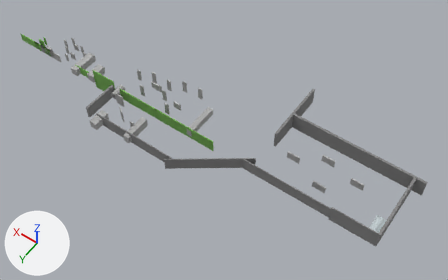
Before and after pictures for a commit that changed the OBJ model teamD/data/stage/stage4.obj.
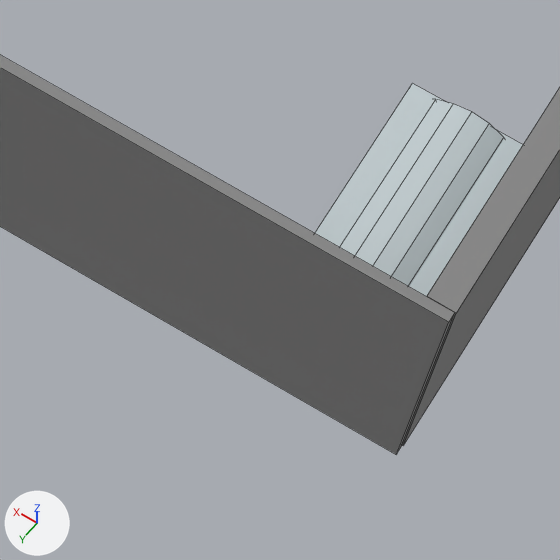
Each version is shown whole from a 50 mm lens placed at (-9925.0, 6119.0, 9990.0), pointed at (-5192.0, -507.0, -422.0), then close up on the part from 76% to 87% of the width and 74% to 91% of the height. The axes (+X, +Y, +Z) are drawn at lower left. The lights are the same throughout. The close-ups show mesh edges as thin lines. Where no turn or scale is listed for an object, it has been applied to the vertices. Vertices at the same position are counted once.

Objects in the first close-up: 'stage4'.
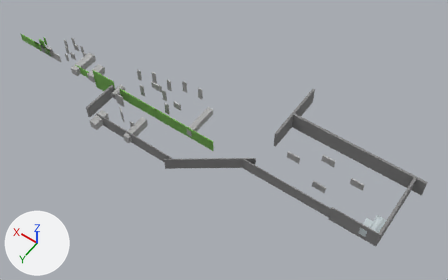
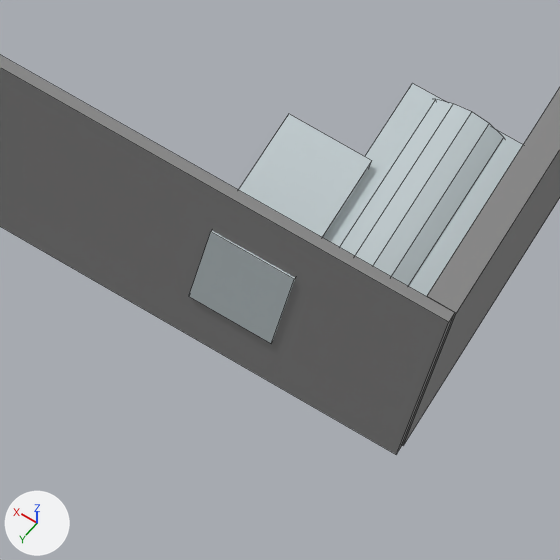
Changed parts and their boxes [x1, y1, x2, y2] in the close-ups (560 x 560 px):
part 1 of me_stage4, added
    after: [189, 114, 372, 343]

The change in detail:
me_stage4 has 756 vertices, 696 faces and spans x -9210.0..250.0, y -2348.0..1028.0, z -267.0..267.0.
me_stage4 is used by ob_stage4; location (0.0, 0.0, 0.0).
me_stage4 part 1: a new loose piece, a box spanning x -8763.0..-8619.0, y -225.0..33.0, z -100.0..100.0, in mat_mat4 (light grey #c2cdd0).
